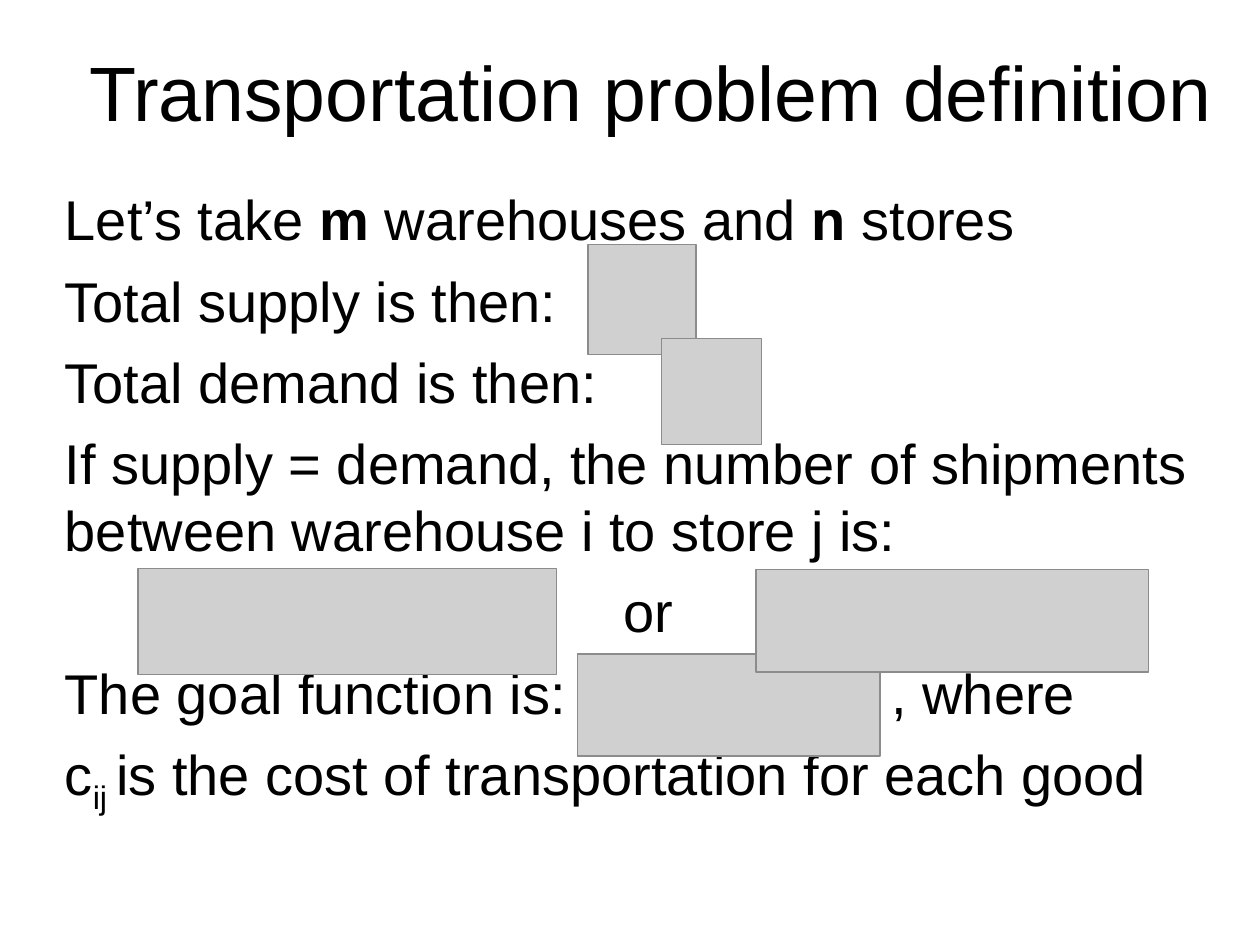
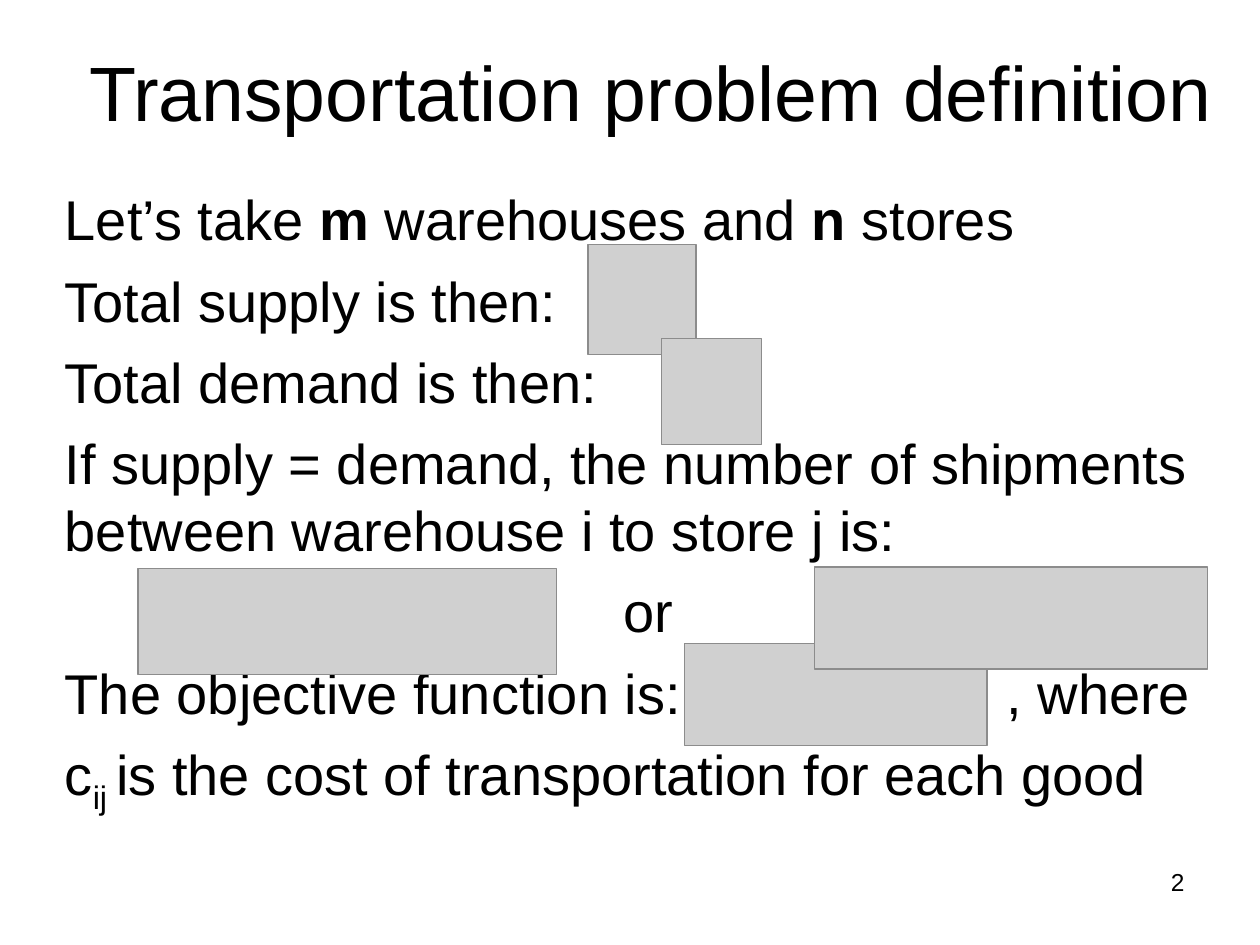
Before and after one commit to andreloboteixeira/cs820-project, a slide deck: slide 2 of presentation/presentation.ppt. Drawn at 1260x945 pixels with LibreOffice and Linux fonts; fonts in the diff are those of the drawing; grey boxes stand for pictures. Boxes give left, top, right and bottom in pixels: in the first picture for what was removed or moved away, otherwise in the second. Text is boxed around its words. In the diff, an @@ line names an element or a change of style, - is before the commit and + after.

```diff
--- a/presentation/presentation.ppt
+++ b/presentation/presentation.ppt
@@ picture: place and size @@
-picture at <box>756,570,1149,672</box>
+picture at <box>815,567,1208,669</box>
@@ picture: place and size @@
-picture at <box>577,654,879,756</box>
+picture at <box>684,644,987,746</box>
@@ subtitle at <box>65,669,1191,724</box>: text changed @@
-The goal function is: , where
+The objective function is: , where
@@ page number added at <box>1171,874,1185,891</box>, 14 pt, text #000000 @@
+2
```
Also in this commit, not shown: 9 other slides changed.
